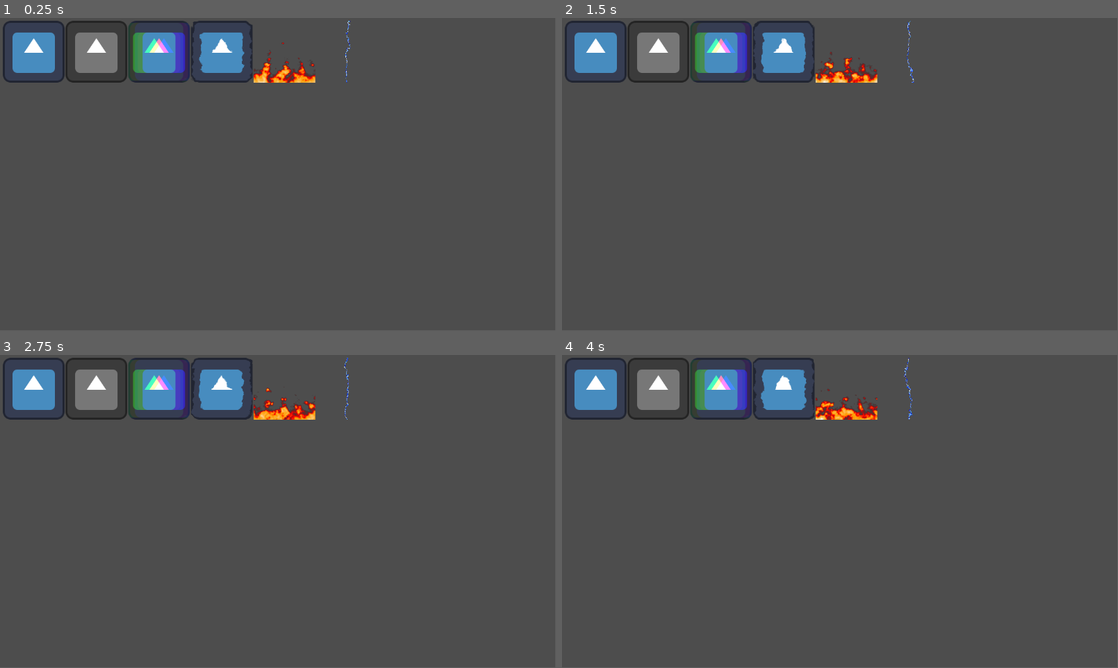
Above: before the commit, frames 1-4 (two rows, left to right).
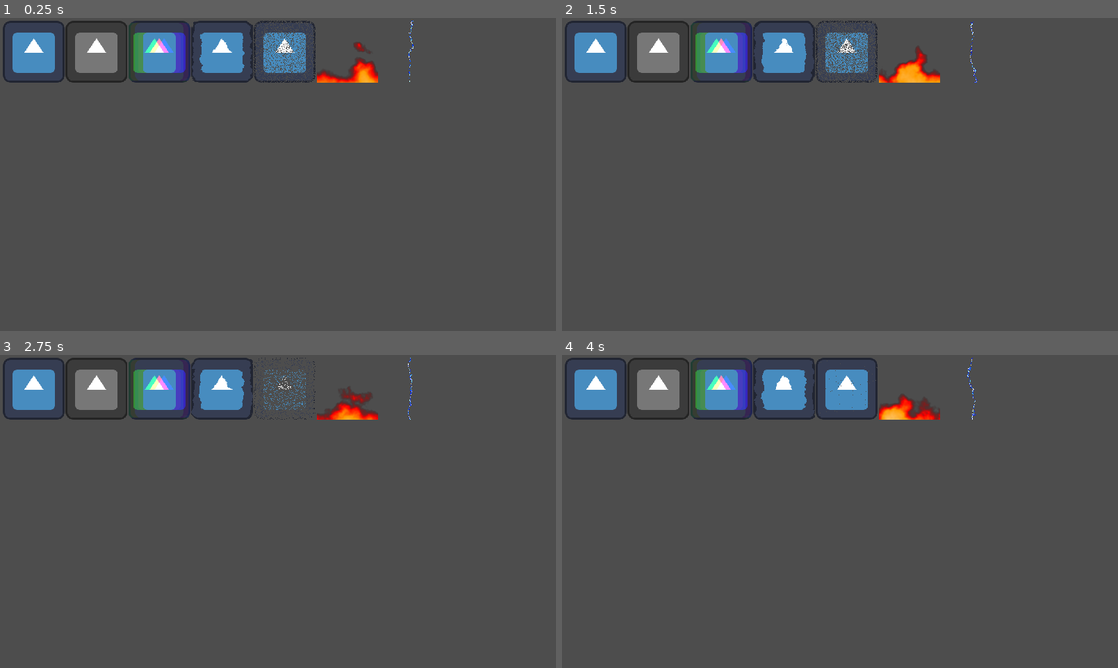
Above: after the commit, the same moments.

Repository: Clobie/Godot-2D-Shaders
Game: Godot game, scene res://main.tscn
Same seed, same stepped clock (60 frames per second), same inputs: the game is played once before the commit and once after it. The engine's default icon, where the game draws it, is replaced by a stand-in: a white triangle on a blue panel in a dark square.
Inputs:
- Up to frame 1 (0.25 s): no input
- Up to frame 2 (1.5 s): no input
- Up to frame 3 (2.75 s): no input
- Up to frame 4 (4 s): no input
In our replay, the window is 799x449 before the commit and 800x450 after it. These sizes can differ from the game's own. Grey fills any space a smaller window leaves; there, only what the larger window draws over its background counts as a difference.

The runs differ from the first frame. In frame 1, 2.0% of the frame differs, in the area x 2-75%, y 0-21%; in frame 2, 1.9%; in frame 3, 1.4%; in frame 4, 2.3%.

Commit message:
Add dissolve shader to main scene

Diff:
--- a/main.tscn
+++ b/main.tscn
@@ -6,6 +6,7 @@
 [ext_resource type="Shader" path="res://shaders/distortion1.gdshader" id="4_dpq3w"]
 [ext_resource type="Shader" path="res://shaders/fire1.gdshader" id="5_yi7yo"]
 [ext_resource type="Shader" path="res://shaders/lightning.gdshader" id="6_qsnl6"]
+[ext_resource type="Shader" path="res://shaders/pixel_dissolve.gdshader" id="7_nyvn0"]
 
 [sub_resource type="ShaderMaterial" id="ShaderMaterial_33jc5"]
 shader = ExtResource("2_nvcqh")
@@ -27,13 +28,15 @@
 shader_parameter/noise = SubResource("NoiseTexture2D_7pomo")
 
 [sub_resource type="Gradient" id="Gradient_n285s"]
-offsets = PackedFloat32Array(0, 0.131148, 0.191257, 0.535519)
+offsets = PackedFloat32Array(0, 0.131148, 0.262295, 0.896175)
 colors = PackedColorArray(0, 0, 0, 0, 1, 0, 0, 1, 1, 0.611765, 0, 1, 1, 1, 1, 1)
 
 [sub_resource type="GradientTexture1D" id="GradientTexture1D_3bhmp"]
 gradient = SubResource("Gradient_n285s")
 
 [sub_resource type="FastNoiseLite" id="FastNoiseLite_hs8v2"]
+seed = 1
+frequency = 0.0022
 
 [sub_resource type="NoiseTexture2D" id="NoiseTexture2D_0bxwo"]
 seamless = true
@@ -41,6 +44,8 @@
 noise = SubResource("FastNoiseLite_hs8v2")
 
 [sub_resource type="FastNoiseLite" id="FastNoiseLite_yegjj"]
+seed = 4
+frequency = 0.0007
 
 [sub_resource type="NoiseTexture2D" id="NoiseTexture2D_2o2yi"]
 seamless = true
@@ -71,6 +76,10 @@
 shader_parameter/seed = 1.0
 shader_parameter/uv_alpha_distance_mask = 1.0
 
+[sub_resource type="ShaderMaterial" id="ShaderMaterial_v5m2i"]
+shader = ExtResource("7_nyvn0")
+shader_parameter/progress = 0.5
+
 [node name="Main" type="Node2D"]
 
 [node name="Icon" type="Sprite2D" parent="."]
@@ -94,10 +103,15 @@
 
 [node name="Icon5" type="Sprite2D" parent="."]
 material = SubResource("ShaderMaterial_4kil0")
-position = Vector2(590, 70)
+position = Vector2(720, 70)
 texture = ExtResource("1_qhfb6")
 
 [node name="Icon6" type="Sprite2D" parent="."]
 material = SubResource("ShaderMaterial_ir641")
-position = Vector2(720, 70)
+position = Vector2(850, 70)
 texture = ExtResource("1_qhfb6")
+
+[node name="Icon7" type="Sprite2D" parent="."]
+material = SubResource("ShaderMaterial_v5m2i")
+position = Vector2(590, 70)
+texture = ExtResource("1_qhfb6")
--- a/project.godot
+++ b/project.godot
@@ -14,3 +14,13 @@
 run/main_scene="res://main.tscn"
 config/features=PackedStringArray("4.2", "Forward Plus")
 config/icon="res://assets/icon.svg"
+
+[display]
+
+window/stretch/mode="canvas_items"
+window/stretch/aspect="keep_width"
+
+[rendering]
+
+textures/canvas_textures/default_texture_filter=0
+anti_aliasing/quality/msaa_2d=1
--- a/shaders/pixel_dissolve.gdshader
+++ b/shaders/pixel_dissolve.gdshader
@@ -12,6 +12,7 @@
 	float size_y = float(textureSize(TEXTURE, 0).y);
 	vec4 pixelColor = texture(TEXTURE, UV);
 	vec2 UVr = vec2(floor(UV.x * size_x) / size_x, floor(UV.y * size_y) / size_y);
-	float visible = step(progress, random(UVr));
+	//float visible = step(progress, random(UVr));
+	float visible = step(0.5 - sin(TIME * 2.0) / 2.0, random(UVr));
 	COLOR = vec4(pixelColor.r, pixelColor.g, pixelColor.b, min(visible, pixelColor.a));
 }
Not shown: 1 places in main.tscn that only renumber resources
